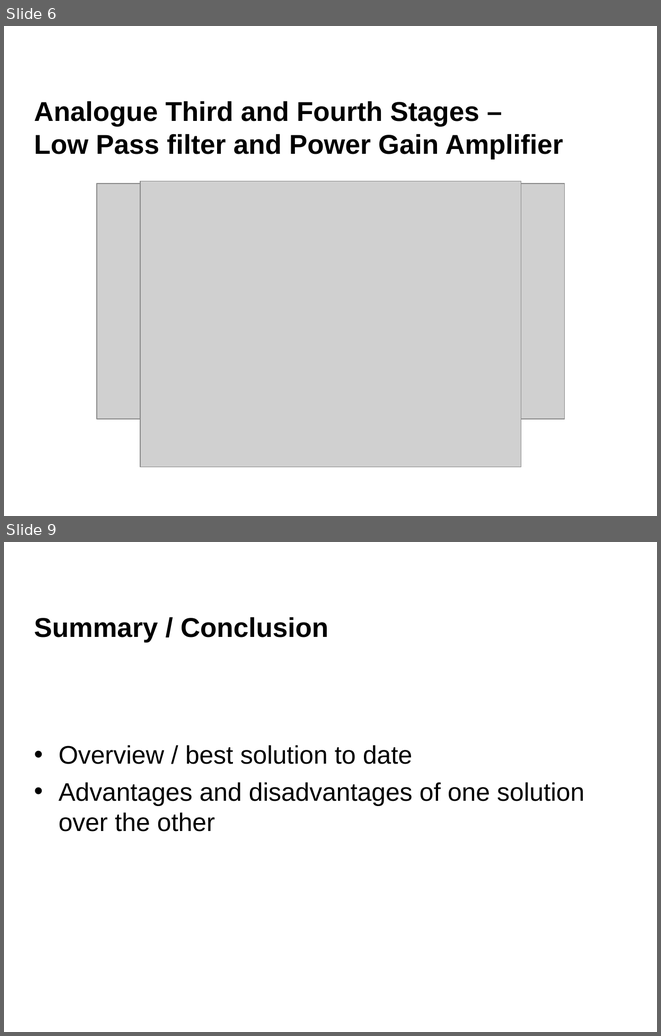
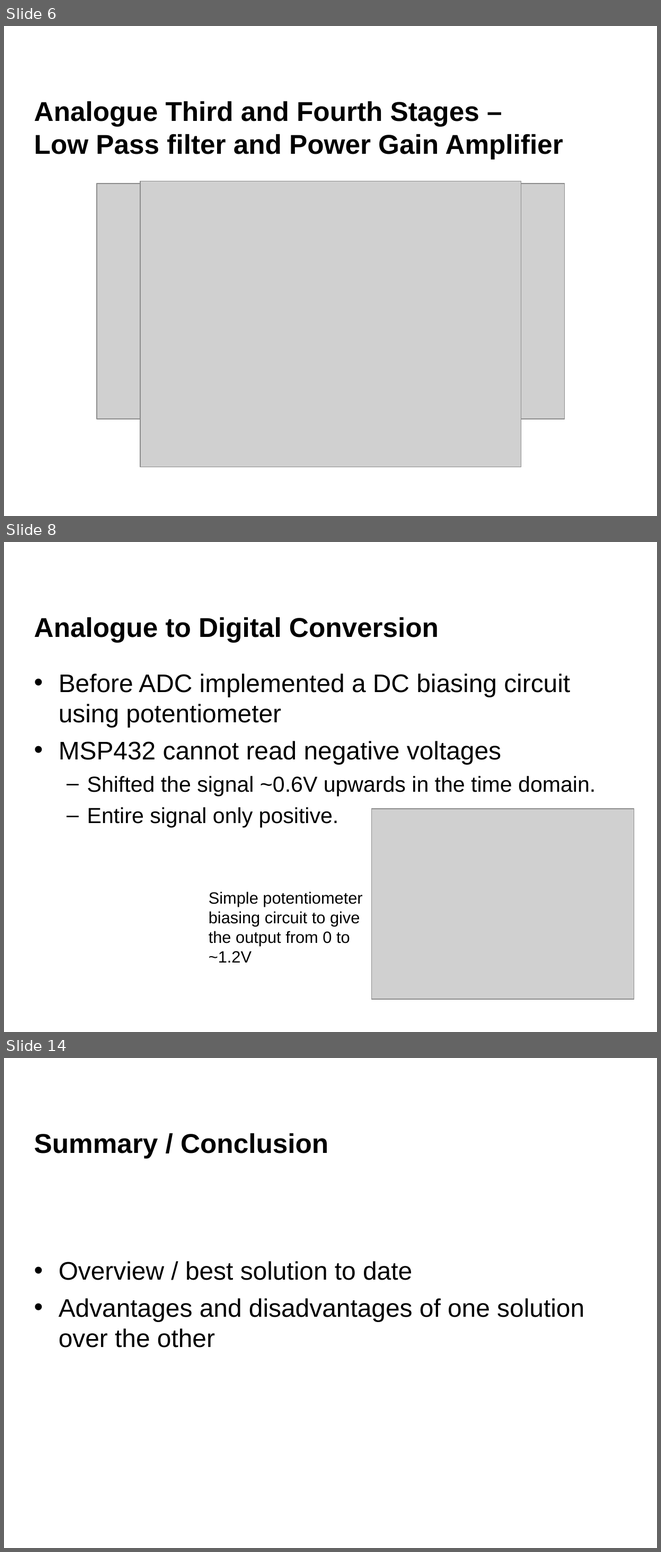
Before and after one commit to danielsaul/audio-descrambler-scenario, a slide deck: powerpoint /presentationfinal.ppt. Shown one above the other, each under a label of ours: slides 6 and 9 before the commit, slides 6, 8 and 14 after it; the slides between them are not shown. The pictures are 661x1036 and 661x1552 pixels, drawn with LibreOffice and Linux fonts; fonts in the diff are those of the drawing; grey boxes stand for pictures; background and template pictures are left out. Boxes give left, top, right and bottom in pixels: in the first picture for what was removed or moved away, otherwise in the second. Text is boxed around its words. In the diff, an @@ line names an element or a change of style, - is before the commit and + after.

```diff
--- a/powerpoint /presentationfinal.ppt
+++ b/powerpoint /presentationfinal.ppt
@@ slide 8 added at <box>4,542,657,1032</box>, background #FFFFFF @@
@@ title added at <box>34,617,439,642</box>, 30 pt, text #000000, bold @@
+Analogue to Digital Conversion
@@ text added at <box>59,673,595,827</box>, 28 pt, text #000000 @@
+• Before ADC implemented a DC biasing circuit using potentiometer
+• MSP432 cannot read negative voltages
+  – Shifted the signal ~0.6V upwards in the time domain.
+  – Entire signal only positive.
@@ picture added at <box>372,809,634,998</box> @@
@@ text added at <box>209,891,362,962</box>, 18 pt, text #000000 @@
+Simple potentiometer biasing circuit to give the output from 0 to ~1.2V
@@ what was slide 9 is now slide 14 @@
```
Also in this commit, not shown: 1 slide changed, 5 other slides added, 1 slide removed, 3 other files.
